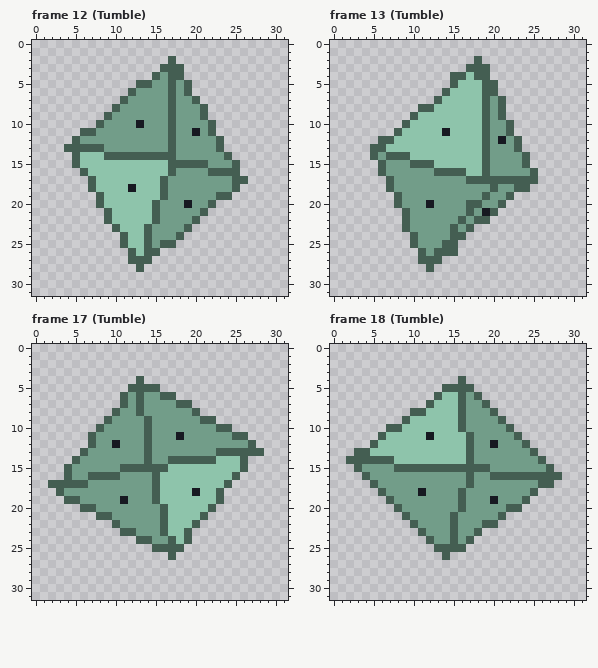
Pixel-art file: assets/source/aseprite/rolls/d8.aseprite. The picture above is the old version.
32x32 pixels, 24 frames. Colours within 5 levels of each other are drawn and written as one. Shown: frame 12 (Tumble), frame 13 (Tumble), frame 17 (Tumble), frame 18 (Tumble). The commit also changed other frames, which this record leaves out.
Once edited:
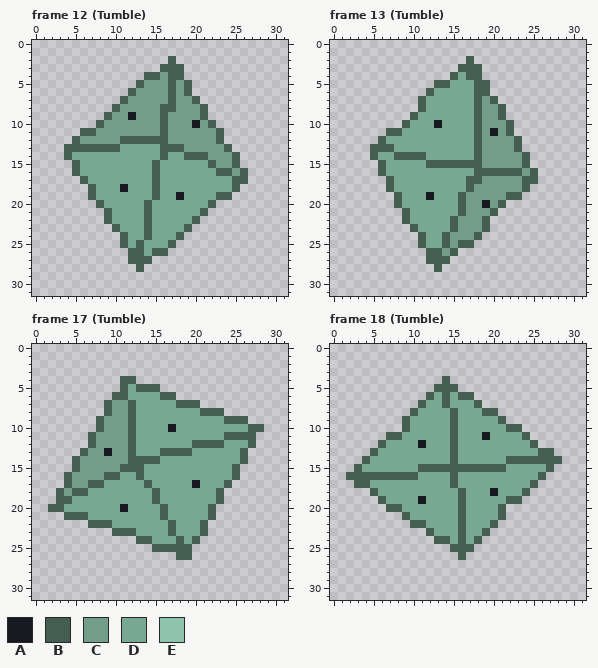
Palette (. is transparent): A #171921  B #445e52  C #729d89  D #79a892  E #8ec4ab
Diff:
Changed rows in their new state; - is an unchanged pixel.
Frame 12 (Tumble):
first column x 4:
 4 ----------B------------
 5 ----------C------------
 8 ------------B----------
 9 --------A---BC---------
10 ---------C--BC--A------
11 ------------BC--C-CB---
12 -------BBBBBBC---------
13 -----BBDDDDDB-B----CB--
14 BDDDDDDDDDDD-DDBBB--CB-
15 --DDDDDDDDDBDDDDDDB----
16 -BDDDDDDDDDBDDDDDDD--CB
17 --BDDDDDDDDBDDDDDDDDD--
18 ----DDDADDDBDDDDDDDDD--
19 ---BDDDDDDDBDDADDDD----
20 -----DDDDDBDDDDDDD-----
21 ------DDDDBDDDDDD------
22 ------DDDDBDDDDD-------
23 -------DDD-DDDD--------
24 --------DD-DDD---------
25 --------DBDDD----------
26 ---------BD-B----------
Frame 13 (Tumble):
first column x 6:
 2 -----------B.-----
 3 ----------B--.----
 4 ----------DB-.----
 5 -------BBDDDB-.---
 6 ------BDDDDDB-.---
 7 -----BDDDDDDBCB.--
 8 ------DDDDDDBC----
 9 -----DDDDDDDBC----
10 ----DDDADDDDBC----
11 -B-DDDDDDDDDBCA---
12 -DDDDDDDDDDDBC-C--
13 -BDDDDDDDDDDBC----
14 DD--BBDDDDDDBC----
15 -DDDDD-BBBBBBC----
16 -DDDDDDDDDDDB-BBBB
17 --DDDDDDDDD--CCCCC
18 --DDDDDDDDDB--C--C
19 ---DDDADDDB--C---B
20 ---DDDDDDDBCCA----
21 ----DDDDDDBC-C----
22 ----DDDDDBC-C-----
23 ---.BDDDD--CCB----
24 ----.BDDBCCCB-----
25 ----.BDD-CBB------
26 -----.B-C---------
27 -----.--B---------
28 ------.B----------
Frame 17 (Tumble):
first column x 2:
 4 ---------BB.---------------
 5 ---------BD----------------
 6 --------B-DDDD-------------
 7 -------BCCBDDDDD--B--------
 8 -------BC-BDDDDDDDDBBB-----
 9 ------BC--BDDDDDDDDDDDBBB--
10 ----------BDDDDADDDDDDDDDBB
11 ----------BDDDDDDDDDDDB--B-
12 --------C-BDDDDDDDBBBBDDD--
13 -------A--BDDDBBBBDDDDDD-..
14 ----------BB-BDDDDDDDDDD---
15 --.B--------DDDDDDDDDDDB.--
16 -----CC--DDBDDDDDDDDDDD----
17 ..-CCBBDDDDDBDDDDDADDD-----
18 ---BBDDDDDDDD-DDDDDDD------
19 -B-DDDDDDDDDD-DDDDDDD------
20 BBDDDDDDDADDDD-DDDDD-------
21 --BBBDDDDDDDDD-DDDDDB------
22 -----BBBDDDDDDDBDDDB-------
23 --------B--DDDDBDDDB-------
24 -------------DDDBDB--------
25 -----------------B---------
26 ---------------.BB---------
Frame 18 (Tumble):
first column x 2:
 4 ------------B-.------------
 5 -----------B--..-----------
 6 ----------BDBD-B.----------
 7 ---------BDDBDDDB.---------
 8 ---------DDDDBDDDB---------
 9 --------DDDDDBDDDDD--------
10 -----..BDDDDDBDDDDDD-B-----
11 ----.BBDDDDDDBDDDADDDDB----
12 ---.BDDDDADDDBDDDDDDDDDB---
13 -..BDDDDDDDDDBDDDDDDDDDDBB-
14 ..-DDDDDDDDDDBDDDDDDBBBB-BB
15 --DDDDDDD---------BBDDDDD--
16 BB-BBBBBBDDDDBDDDDDDDDDD-..
17 -BBDDDDDDDDDDBDDDDDDDDDB..-
18 ---BDDDDDDDDDD-DDDADDDB.---
19 ----BDDDDADDDD-DDDDDBB.----
20 -----B-DDDDDDD-DDDDB..-----
21 --------DDDDDDBDDDD--------
22 ---------BDDDDBDDD---------
23 ---------.BDDDBDDB---------
24 ----------.BBDBDB----------
25 -----------..--B-----------
26 ------------.-B------------
